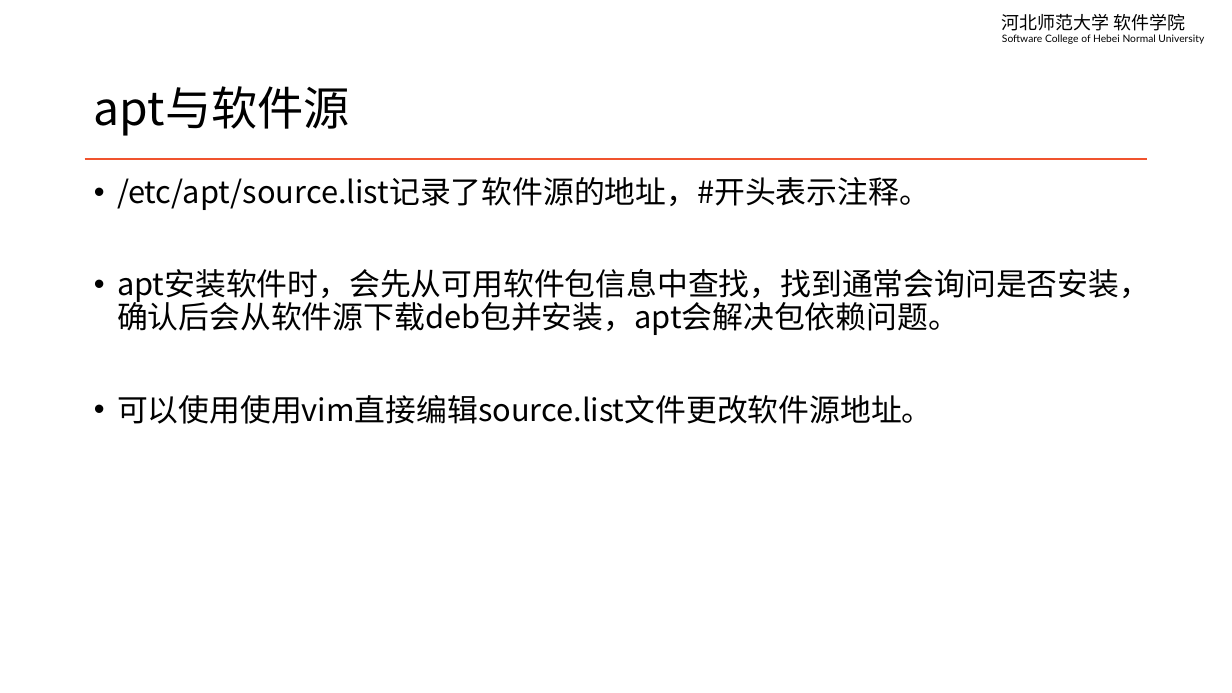
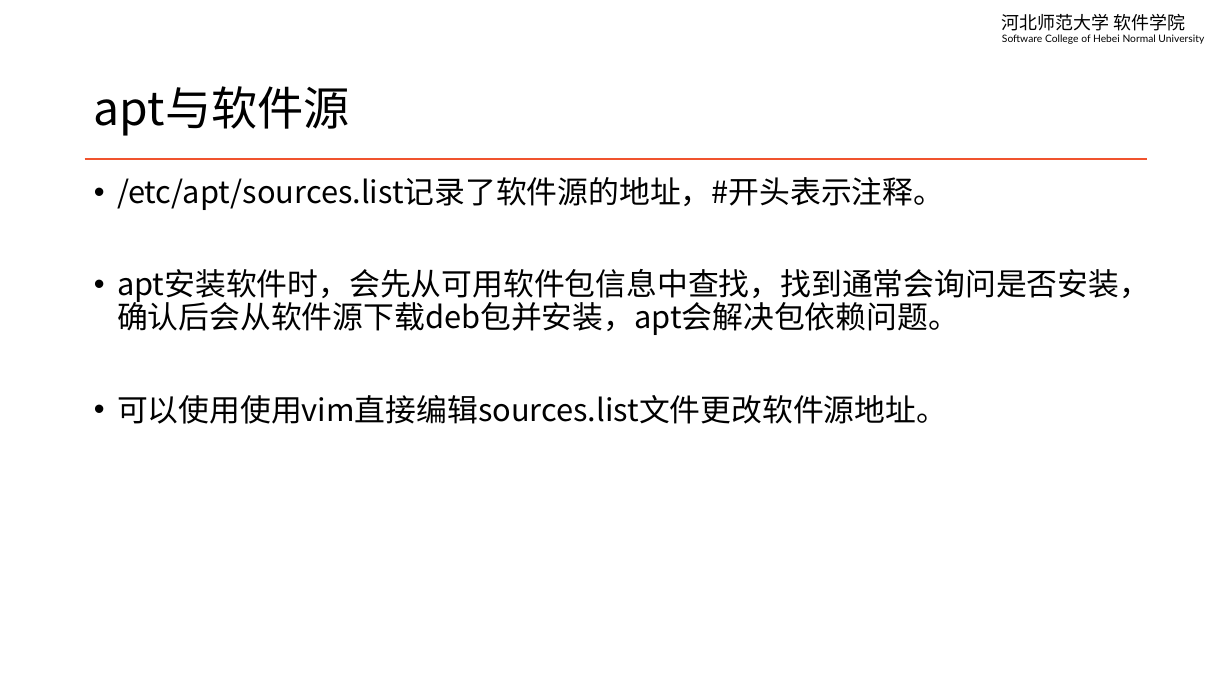
Before and after one commit to edu2act/course-linux-system, a slide deck: slide 7 of materials/slides/ch06-install-and-uninstall-software.pptx. Drawn at 1232x693 pixels with LibreOffice and Linux fonts; fonts in the diff are those of the drawing. Boxes give left, top, right and bottom in pixels: in the first picture for what was removed or moved away, otherwise in the second. Text is boxed around its words. In the diff, an @@ line names an element or a change of style, - is before the commit and + after.

```diff
--- a/materials/slides/ch06-install-and-uninstall-software.pptx
+++ b/materials/slides/ch06-install-and-uninstall-software.pptx
@@ text at (117, 177, 944, 210): text changed @@
-• /etc/apt/source.list记录了软件源的地址，#开头表示注释。
+• /etc/apt/sources.list记录了软件源的地址，#开头表示注释。
@@ text at (117, 395, 947, 424): text changed @@
-• 可以使用使用vim直接编辑source.list文件更改软件源地址。
+• 可以使用使用vim直接编辑sources.list文件更改软件源地址。
```
Also in this commit, not shown: 3 other files.
